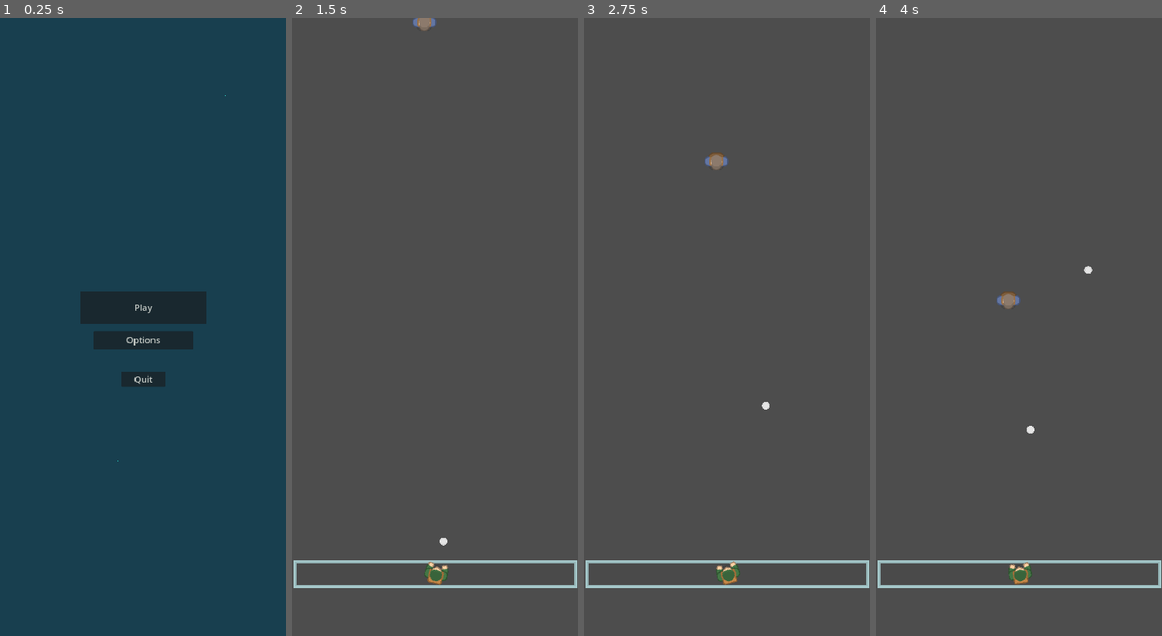
Above: before the commit, frames 1-4 (left to right).
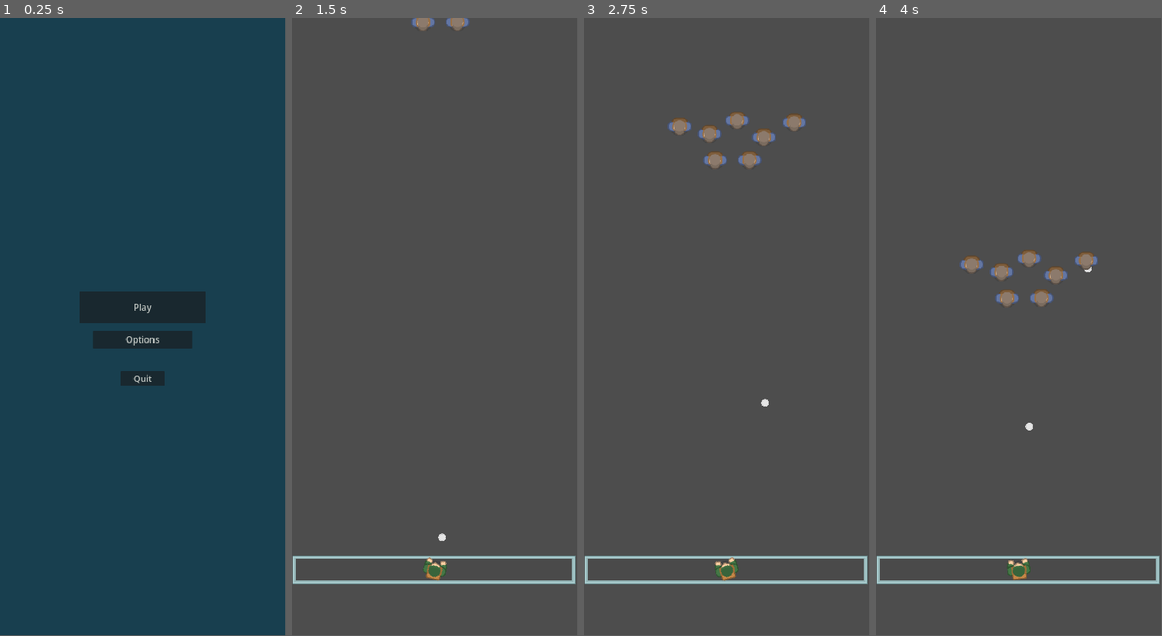
Above: after the commit, the same moments.

Repository: WindWiperStudios/Stationary-Shooter2
Game: Godot game, scene res://Nodes/Scenes/MainMenu.tscn
Same seed, same stepped clock (60 frames per second), same inputs: the game is played once before the commit and once after it.
Inputs (mouse positions are in pixels of both pictures, inside the frame that each line leads up to):
- Up to frame 1 (0.25 s): no input
- Up to frame 2 (1.5 s): click "Play" at 0.5 s; tap Enter at 1.25 s; move the mouse to (497, 296) at 1.27 s; press the mouse at (497, 296) at 1.28 s
- Up to frame 3 (2.75 s): move the mouse to (669, 357) at 2.02 s; release the mouse at (669, 357) at 2.03 s; click (669, 357) at 2.1 s
- Up to frame 4 (4 s): move the mouse to (1047, 191) at 2.77 s; press the mouse at (1047, 191) at 2.78 s; move the mouse to (1004, 450) at 3.52 s; release the mouse at (1004, 450) at 3.53 s; click (1004, 450) at 3.6 s
In our replay, the window is 370x800 before the commit and 369x799 after it. These sizes can differ from the game's own. Grey fills any space a smaller window leaves; there, only what the larger window draws over its background counts as a difference.

The runs differ from the first frame. In frame 1, 0.4% of the frame differs, in the area x 27-79%, y 12-72%; in frame 2, 2.6%; in frame 3, 3.4%; in frame 4, 3.5%, in the area x 0-100%, y 37-93%.

Commit message:
Added pause menu
Added pause menu

Diff:
--- a/Nodes/Entities/wall.gd
+++ b/Nodes/Entities/wall.gd
@@ -13,7 +13,6 @@
 
 func WallHealthZero():
 	#Display game over screen
+	get_tree().paused = true
 	$"../GameOver".visible = true
 	print("Wall has 0 health.")
-	#Temporarily setting health back for testing
-	#healthComponent.curHealth = healthComponent.maxHealth
--- a/Nodes/Scenes/GameOver.gd
+++ b/Nodes/Scenes/GameOver.gd
@@ -10,5 +10,6 @@
 
 func _on_main_menu_button_pressed()-> void:
 	# Returns User to Main Menu
+	get_tree().paused = false
 	var mainMenuScene = load("res://Nodes/Scenes/MainMenu.tscn")
 	get_tree().change_scene_to_packed(mainMenuScene)
--- a/Nodes/Scenes/game_over.tscn
+++ b/Nodes/Scenes/game_over.tscn
@@ -3,6 +3,7 @@
 [ext_resource type="Script" path="res://Nodes/Scenes/GameOver.gd" id="1_ymjvp"]
 
 [node name="GameOver" type="Control"]
+process_mode = 3
 layout_mode = 3
 anchors_preset = 15
 anchor_right = 1.0
--- a/Nodes/Scenes/playscreen.tscn
+++ b/Nodes/Scenes/playscreen.tscn
@@ -25,7 +25,7 @@
 
 [node name="EnemySpanwer" parent="." instance=ExtResource("3_h2kmg")]
 position = Vector2(646, -378)
-levels = Array[PackedScene]([ExtResource("4_kdkwj"), ExtResource("5_816m6"), ExtResource("6_755ed")])
+levels = Array[PackedScene]([ExtResource("5_816m6"), ExtResource("4_kdkwj"), ExtResource("6_755ed")])
 
 [node name="GameOver" parent="." instance=ExtResource("7_kwm02")]
 visible = false
--- a/project.godot
+++ b/project.godot
@@ -17,8 +17,8 @@
 
 [display]
 
-window/size/viewport_width=1284
-window/size/viewport_height=2778
+window/size/viewport_width=1290
+window/size/viewport_height=2796
 window/stretch/mode="canvas_items"
 
 [input]
